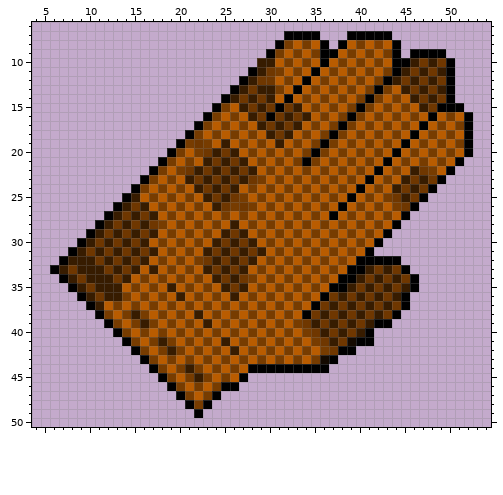
A pixel-art sprite gets an edit: projectRPG/res/drawable-hdpi/abgewetztelederhandschuhe.png. Above is the file before it was changed.
The file is 60x60 pixels. Colours within 5 levels of each other are drawn and written as one. Shown: x 4..54, y 6..50.
Now the later version:
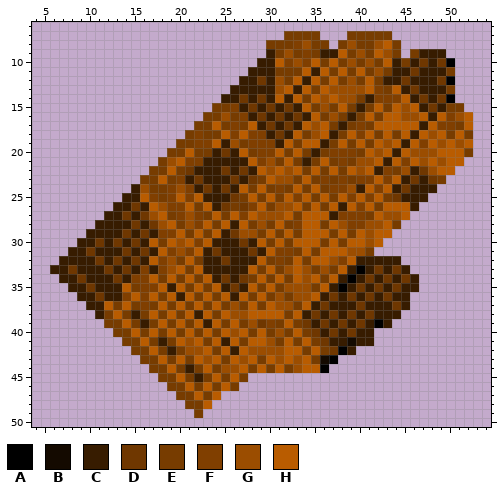
Palette (. is transparent): A #000000  B #140a00  C #371c00  D #6f3700  E #773c00  F #803f00  G #9b4d00  H #b95c00
Difference:
y 7: x 32..35 AAAA -> EEEE; x 39..43 AAAAA -> EEEEE
y 8: x 30..31 .A -> EE; x 33..36 HEHA -> FGEE; x 38..39 AH -> EG; x 41..42 HF -> EG; x 44 A -> E
y 9: x 30 A -> C; x 32 H -> G; x 34 H -> F; x 36..37 AA -> CC; x 40 H -> G; x 43..44 EA -> GE; x 46..49 AAAA -> ECCC
y 10: x 32..34 EHE -> FGF; x 36 A -> E; x 39 H -> G; x 41 H -> G; x 44..45 AA -> CE
y 11: x 28 A -> C; x 30 D -> C; x 32 H -> E; x 35 A -> C; x 42 H -> G; x 44 A -> C; x 48 D -> C; x 50 A -> E
y 12: x 27 A -> C; x 30..31 DH -> CG; x 34 A -> C; x 39 H -> G; x 43 A -> C; x 47 D -> C
y 13: x 26 A -> C; x 28 D -> C; x 31 E -> G; x 33 A -> C; x 37..42 EHEHEA -> GGGGHF; x 48 D -> C; x 50 A -> E
y 14: x 25 A -> C; x 32 A -> C; x 36 E -> G; x 38..39 EH -> GG; x 41..44 AEHE -> CFFF
y 15: x 24 A -> E; x 26 H -> F; x 31 A -> C; x 36 H -> G; x 40 A -> C; x 45 E -> G; x 49..51 AAA -> CEE
y 16: x 23 A -> E; x 25 H -> G; x 27 H -> F; x 30 A -> C; x 37 H -> G; x 39 A -> C; x 44..46 EHE -> HGG; x 48 A -> C; x 50..52 EHA -> FGH
y 17: x 22 A -> E; x 26 H -> F; x 35 E -> G; x 38 A -> C; x 40 H -> F; x 43 E -> H; x 45 E -> H; x 47 A -> C; x 49..50 EH -> FF; x 52 A -> H
y 18: x 21..23 AEH -> EFE; x 26 E -> F; x 28..29 EH -> FF; x 35..37 HEA -> GHC; x 40 E -> F; x 46 A -> C; x 48 E -> G; x 52 A -> E
y 19: x 20 A -> E; x 22..23 DE -> FF; x 26 H -> G; x 28..30 HEH -> FFF; x 35..36 EA -> HC; x 43 E -> G; x 45 A -> C; x 47 E -> F; x 49 E -> G; x 51..52 EA -> GH
y 20: x 19 A -> E; x 23 D -> E; x 29..30 HE -> FF; x 35 A -> C; x 37..39 HEH -> FFF; x 42 E -> G; x 44 A -> C; x 46..48 EHE -> GGG; x 50 E -> H; x 52 A -> E
y 21: x 18..19 AE -> EG; x 21..22 EH -> FF; x 24 D -> C; x 26 D -> C; x 29..30 EH -> FG; x 34 A -> C; x 38 H -> F; x 40..41 HE -> GG; x 43 A -> C; x 45 E -> F; x 47 E -> G; x 49 E -> G; x 51 A -> H
y 22: x 17 A -> E; x 23 D -> C; x 30 E -> G; x 32 E -> G; x 40 E -> G; x 42..43 AH -> CF; x 45 H -> G; x 48 E -> G; x 50 A -> H
y 23: x 16 A -> E; x 20 H -> F; x 24 D -> C; x 31..32 EH -> GG; x 36 H -> F; x 38 H -> F; x 40..41 HA -> FF; x 43 E -> F; x 49 A -> E
y 24: x 15..17 AEH -> CGE; x 19..21 HEH -> FGF; x 31 H -> F; x 37..40 HEHA -> FFGC; x 42 E -> F; x 47..48 DA -> CC
y 25: x 14 A -> C; x 17..19 EHE -> FEF; x 21 E -> F; x 24 D -> C; x 33 E -> F; x 39 A -> F; x 41 E -> F; x 46..47 DA -> CC
y 26: x 13 A -> C; x 18..20 EHE -> GFF; x 28 E -> F; x 31..32 HE -> GG; x 38 A -> C; x 40 E -> F; x 44..46 EDA -> HHC
y 27: x 12 A -> C; x 17 C -> G; x 20..22 HEH -> FGF; x 27 E -> F; x 29..31 EHE -> GGG; x 35 E -> H; x 37..40 AHEH -> CFFF; x 43..45 EHA -> GGH
y 28: x 11 A -> C; x 13 D -> C; x 18 E -> G; x 21..22 HE -> GF; x 29 H -> G; x 33..34 HE -> FH; x 38..42 EHEHE -> GFFGG; x 44 A -> E
y 29: x 10 A -> C; x 12 D -> C; x 18..19 HE -> FF; x 27..28 CH -> GG; x 35 E -> H; x 41 E -> G; x 43 A -> H
y 30: x 9 A -> C; x 20 E -> G; x 22 E -> F; x 25 D -> C; x 34 E -> H; x 40..42 EHA -> HGH
y 31: x 8 A -> C; x 12 D -> C; x 19..21 EHE -> FGF; x 26 D -> C; x 31..32 EH -> FF; x 37 E -> H; x 39..41 FHA -> GGE
y 32: x 7 A -> C; x 18..19 EH -> FG; x 23 D -> C; x 27 D -> C; x 31 H -> F; x 36..37 EH -> HG; x 40..44 AAAAA -> CCCCC
y 33: x 6 A -> C; x 16 H -> F; x 18..19 HE -> FG; x 24 D -> C; x 26 D -> C; x 32..34 HEH -> GHG; x 36 H -> G; x 39 A -> C; x 45 A -> C
y 34: x 7 A -> C; x 15..16 HE -> FF; x 34 E -> G; x 38 A -> C; x 46 A -> C
y 35: x 8 A -> C; x 16..17 HE -> FF; x 32..34 HEH -> GGG; x 37 A -> C; x 46 A -> C
y 36: x 9 A -> C; x 14 E -> F; x 16 E -> F; x 31 H -> G; x 33..34 HE -> GG; x 36 A -> C; x 45 A -> C
y 37: x 10 A -> C; x 16 H -> F; x 26 H -> G; x 31..32 EH -> GG; x 35 A -> C; x 38 D -> C; x 42 D -> C; x 45 A -> C
y 38: x 11 A -> C; x 26..28 EHE -> GGH; x 30 E -> H; x 34 A -> C; x 43..44 DA -> CC
y 39: x 12 A -> E; x 28 H -> G; x 30 H -> F; x 43 A -> C
y 40: x 13 A -> E; x 26 E -> G; x 31 H -> G; x 41 A -> C
y 41: x 14 A -> E; x 21 E -> G; x 29..30 EH -> HG; x 38 D -> C; x 40..41 AA -> CC
y 42: x 15 A -> E; x 21..22 HE -> GG; x 28..32 EHEHE -> GGGGH; x 39 A -> C
y 43: x 16 A -> E; x 23 E -> G; x 27 E -> G; x 31 E -> G; x 33 E -> G
y 44: x 17 A -> E; x 25..26 HE -> GG; x 28..35 AAAAAAAA -> EHEHEGHH
y 45: x 18 A -> E; x 27 A -> E
y 46: x 19 A -> E; x 25..26 AA -> HE
y 47: x 20 A -> E; x 24 A -> H
y 48: x 21 A -> E; x 23 A -> H
y 49: x 22 A -> E
Pixel boxes of the changes (left, top, right, bottom) in both pictures:
changed: (50, 31, 473, 418)
